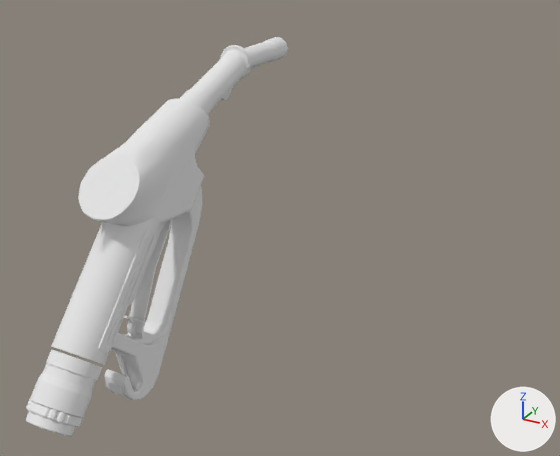
A saved change to the OBJ model Assets/CAD/Station 3/nozzle.obj.
Both versions are drawn from a 50 mm camera at (15.2, -27.6, 5.9) aimed at (3.7, -6.6, -4.6). Lighting does not change. The marker at lower right points along +X, +Y and +Z. Where no turn or scale is listed for an object, it has been applied to the vertices. Vertices at the same position are counted once.

In view in the first picture: 'nozzle'.
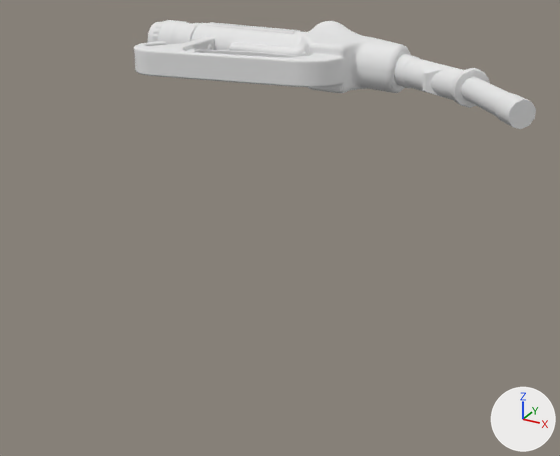
Diff of the bpy script that builds the scene:
```diff
--- a/Assets/CAD/Station 3/nozzle.obj.py
+++ b/Assets/CAD/Station 3/nozzle.obj.py
@@ me_nozzle @@
 # used by ob_nozzle; location = (0.0, 0.0, 0.0)
-me_nozzle.from_pydata(...)  # 3135 vertices, 6274 faces; spans x -1.08..1.08, y -14.81..0.0, z -10.2..0.63
+me_nozzle.from_pydata(...)  # 3047 vertices, 6098 faces; spans x -5.34..11.2, y -5.71..0.85, z -1.08..1.08
+# me_nozzle part 1: the loose piece of 768 vertices spanning x -0.85..0.85, y -14.81..-12.18, z -9.47..-6.8 is multiplied about its middle by the matrix ((0.0, 0.671, 0.742), (0.0, -0.742, 0.671), (1.0, 0.0, 0.0)), then moved by (-4.19, 12.63, 8.13)
+# me_nozzle part 2: a new loose piece of 2279 vertices spanning x -3.83..11.2, y -5.71..0.85, z -1.08..1.08, in mat_default_mtl (white #e7e7e7)
+# me_nozzle part 3: the loose piece of 2367 vertices spanning x -1.08..1.08, y -13.39..0.0, z -10.2..0.63 is deleted
 me_nozzle.materials.append(mat_default_mtl)
```

Boxes [x1, y1, x2, y2] around the edits, measured in the pictures (560 x 456 px; the box of a moved part takes in the faces that stretch with it):
'nozzle', reshaped (53% wider, 72% shorter): before [26, 37, 288, 436]; after [134, 20, 536, 129]
part 1 of me_nozzle, moved or reshaped: before [26, 350, 102, 436]; after [147, 20, 201, 45]
part 2 of me_nozzle, added: after [134, 21, 536, 129]
part 3 of me_nozzle, deleted: before [51, 37, 288, 400]
